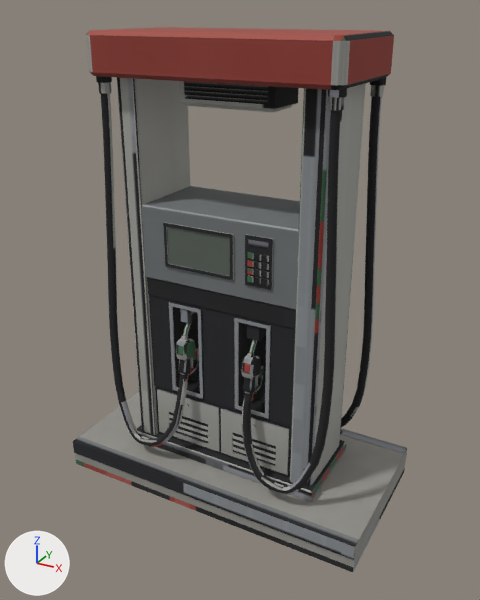
The OBJ model src/main/resources/assets/apocalypse_firstlight/models/block/fuel_dispenser/item.obj as it was, and as the next commit left it.
Rendered twice from a 50 mm lens placed at (2.79, -3.74, 2.87), pointed at (1.03, -0.54, 1.27). Every picture has the same lights, and +X, +Y and +Z are marked at lower left. The older version comes first. Where no turn or scale is listed for an object, it has been applied to the vertices. Vertices at exactly the same position are counted once.

The first picture shows 'band', 'bay_back', 'boot_diesel_back', 'curb', 'curb_bottom', 'doors_back', 'head', 'header', 'hose_diesel_back', 'hose_gasoline_back', 'hose_gasoline_front', 'keys_back', 'lamp', 'nosing', 'nozzle_gasoline_cover_back', 'pillar_l', 'pillar_r', 'plinth', 'slats_back' and 23 more.
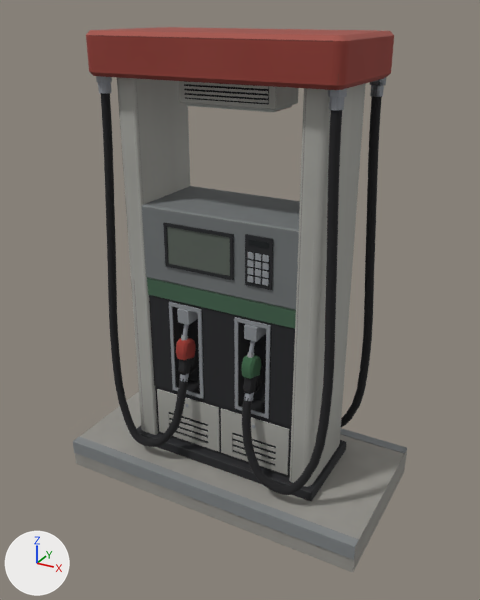
Diff of the bpy script that builds the scene:
```diff
--- a/src/main/resources/assets/apocalypse_firstlight/models/block/fuel_dispenser/item.obj.py
+++ b/src/main/resources/assets/apocalypse_firstlight/models/block/fuel_dispenser/item.obj.py
@@ me_band @@
 me_band.from_pydata(...)  # 16 vertices, 16 faces; spans x 0.506..1.494, y -0.751..-0.249, z 1.275..1.388
+# me_band part 1: texture (UV) coordinates of 12 of 16 faces, centred in x 0.506..1.494, y -0.751..-0.249, z 1.277..1.386, changed; they spanned u 0.0..0.95, v 0.01..0.25 and now span u 0.0..0.96, v 0.02..0.25
 me_band.materials.append(mat_fuel_dispenser)
@@ me_boot_diesel_back @@
-me_boot_diesel_back.from_pydata(...)  # 20 vertices, 32 faces; spans x 1.186..1.264, y -0.74..-0.555, z 1.143..1.227
+me_boot_diesel_back.from_pydata(...)  # 20 vertices, 32 faces; spans x 1.186..1.264, y -0.772..-0.554, z 1.152..1.236
+# me_boot_diesel_back part 2: the whole mesh is rebuilt
 me_boot_diesel_back.materials.append(mat_fuel_dispenser)
@@ me_curb_bottom @@
 me_curb_bottom.from_pydata(...)  # 16 vertices, 24 faces; spans x 0.0..2.0, y -1.0..0.0, z 0.0..0.04
+# me_curb_bottom part 3: texture (UV) coordinates of 8 of 24 faces, centred in x 0.0..2.0, y -1.0..0.0, z 0.02, changed; they spanned u 0.0..0.98, v 0.11..0.12 and now span u 0.0..0.99, v 0.11..0.12
 me_curb_bottom.materials.append(mat_fuel_dispenser)
@@ me_header @@
 me_header.from_pydata(...)  # 64 vertices, 76 faces; spans x 0.275..1.725, y -0.875..-0.125, z 2.537..2.763
+# me_header part 4: texture (UV) coordinates of 36 of 76 faces, centred in x 0.279..1.721, y -0.871..-0.129, z 2.548..2.752, changed; they spanned u 0.0..0.93, v 0.09..0.1 and now span u 0.0..0.98, v 0.1..0.12
 me_header.materials.append(mat_fuel_dispenser)
@@ me_hose_diesel_back @@
 me_hose_diesel_back.from_pydata(...)  # 266 vertices, 272 faces; spans x 1.2..1.75, y -0.91..-0.76, z 0.27..2.47
+# me_hose_diesel_back part 5: texture (UV) coordinates of 174 of 272 faces, centred in x 1.2..1.74, y -0.91..-0.77, z 0.27..2.47, changed; they spanned u 0.0..0.99, v 0.06..0.29 and now span u 0.0..0.96, v 0.07..0.29
 me_hose_diesel_back.materials.append(mat_fuel_dispenser)
@@ me_hose_gasoline_back @@
 me_hose_gasoline_back.from_pydata(...)  # 266 vertices, 272 faces; spans x 0.25..0.8, y -0.91..-0.76, z 0.27..2.47
+# me_hose_gasoline_back part 6: texture (UV) coordinates of 174 of 272 faces, centred in x 0.26..0.8, y -0.91..-0.77, z 0.27..2.47, changed; they spanned u 0.0..0.99, v 0.06..0.29 and now span u 0.0..0.93, v 0.07..0.29
 me_hose_gasoline_back.materials.append(mat_fuel_dispenser)
@@ me_keys_back @@
 me_keys_back.from_pydata(...)  # 96 vertices, 96 faces; spans x 1.207..1.331, y -0.775..-0.766, z 1.506..1.676
+# me_keys_back part 7: texture (UV) coordinates of 96 of 96 faces, centred in x 1.207..1.331, y -0.775..-0.766, z 1.506..1.676, changed; they spanned u 0.3..0.98, v 0.03..0.1 and now span u 0.06..0.92, v 0.04..0.11
 me_keys_back.materials.append(mat_fuel_dispenser)
@@ me_lamp @@
 me_lamp.from_pydata(...)  # 16 vertices, 16 faces; spans x 0.712..1.288, y -0.637..-0.362, z 2.4..2.541
+# me_lamp part 8: texture (UV) coordinates of 12 of 16 faces, centred in x 0.712..1.288, y -0.637..-0.362, z 2.403..2.538, changed; they spanned u 0.07..0.83, v 0.03..0.29 and now span u 0.49..0.93, v 0.04..0.29
 me_lamp.materials.append(mat_fuel_dispenser)
@@ me_nosing @@
 me_nosing.from_pydata(...)  # 24 vertices, 28 faces; spans x 0.0..2.0, y -1.01..0.01, z 0.1..0.19
+# me_nosing part 9: texture (UV) coordinates of 28 of 28 faces, centred in x 0.0..2.0, y -1.01..0.01, z 0.1..0.19, changed; they spanned u 0.0..0.94, v 0.03..0.22 and now span u 0.0..1.0, v 0.04..0.23
 me_nosing.materials.append(mat_fuel_dispenser)
@@ me_nozzle_gasoline_cover_back @@
 me_nozzle_gasoline_cover_back.from_pydata(...)  # 36 vertices, 41 faces; spans x 0.738..0.812, y -0.822..-0.689, z 0.899..1.052
+# me_nozzle_gasoline_cover_back part 10: texture (UV) coordinates of 41 of 41 faces, centred in x 0.738..0.812, y -0.818..-0.692, z 0.915..1.05, changed; they spanned u 0.01..0.97, v 0.06..0.25 and now span u 0.01..0.98, v 0.07..0.25
 me_nozzle_gasoline_cover_back.materials.append(mat_fuel_dispenser)
@@ me_pillar_l @@
 me_pillar_l.from_pydata(...)  # 32 vertices, 44 faces; spans x 0.38..0.51, y -0.76..-0.24, z 0.26..2.54
+# me_pillar_l part 11: texture (UV) coordinates of 14 of 44 faces, centred in x 0.38..0.51, y -0.76..-0.24, z 1.4, changed; they spanned u 0.0..0.98, v 0.02..0.17 and now span u 0.0..0.92, v 0.03..0.19
 me_pillar_l.materials.append(mat_fuel_dispenser)
@@ me_pillar_r @@
 me_pillar_r.from_pydata(...)  # 32 vertices, 44 faces; spans x 1.49..1.62, y -0.76..-0.24, z 0.26..2.54
+# me_pillar_r part 12: texture (UV) coordinates of 14 of 44 faces, centred in x 1.49..1.62, y -0.76..-0.24, z 1.4, changed; they spanned u 0.0..0.78, v 0.02..0.16 and now span u 0.0..0.78, v 0.03..0.18
 me_pillar_r.materials.append(mat_fuel_dispenser)
@@ me_plinth @@
 me_plinth.from_pydata(...)  # 16 vertices, 16 faces; spans x 0.35..1.65, y -0.788..-0.212, z 0.186..0.263
+# me_plinth part 13: texture (UV) coordinates of 12 of 16 faces, centred in x 0.35..1.65, y -0.788..-0.212, z 0.19..0.259, changed; they spanned u 0.0..0.96, v 0.04..0.14 and now span u 0.0..0.96, v 0.05..0.16
 me_plinth.materials.append(mat_fuel_dispenser)
@@ me_slats_back @@
 me_slats_back.from_pydata(...)  # 32 vertices, 32 faces; spans x 0.751..1.249, y -0.647..-0.641, z 2.432..2.513
+# me_slats_back part 14: texture (UV) coordinates of 32 of 32 faces, centred in x 0.751..1.249, y -0.647..-0.641, z 2.432..2.513, changed; they spanned u 0.0..0.98, v 0.01..0.05 and now span u 0.0..0.99, v 0.02..0.06
 me_slats_back.materials.append(mat_fuel_dispenser)
```

Boxes [x1, y1, x2, y2] around the edits, measured in the pictures (480 x 600 px):
'boot_diesel_back', reshaped (15% wider)
    before: [247, 324, 266, 341]
    after: [244, 324, 266, 342]
part 1 of me_band, surface changed (black to green)
    both: [147, 278, 296, 329]
part 3 of me_curb_bottom, surface changed
    both: [76, 460, 405, 572]
part 4 of me_header, surface changed
    both: [86, 31, 394, 90]
part 5 of me_hose_diesel_back, surface changed
    both: [242, 110, 342, 495]
part 6 of me_hose_gasoline_back, surface changed
    both: [104, 93, 188, 447]
part 7 of me_keys_back, surface changed (black to grey)
    both: [247, 252, 269, 286]
part 8 of me_lamp, surface changed (black to grey)
    both: [181, 81, 299, 110]
part 9 of me_nosing, surface changed
    both: [73, 428, 359, 560]
part 10 of me_nozzle_gasoline_cover_back, surface changed
    both: [176, 338, 196, 360]
part 11 of me_pillar_l, surface changed (lighter)
    both: [117, 77, 157, 435]
part 12 of me_pillar_r, surface changed (lighter)
    both: [289, 83, 366, 487]
part 13 of me_plinth, surface changed
    both: [138, 426, 346, 501]
part 14 of me_slats_back, surface changed (black to grey)
    both: [184, 82, 268, 103]
